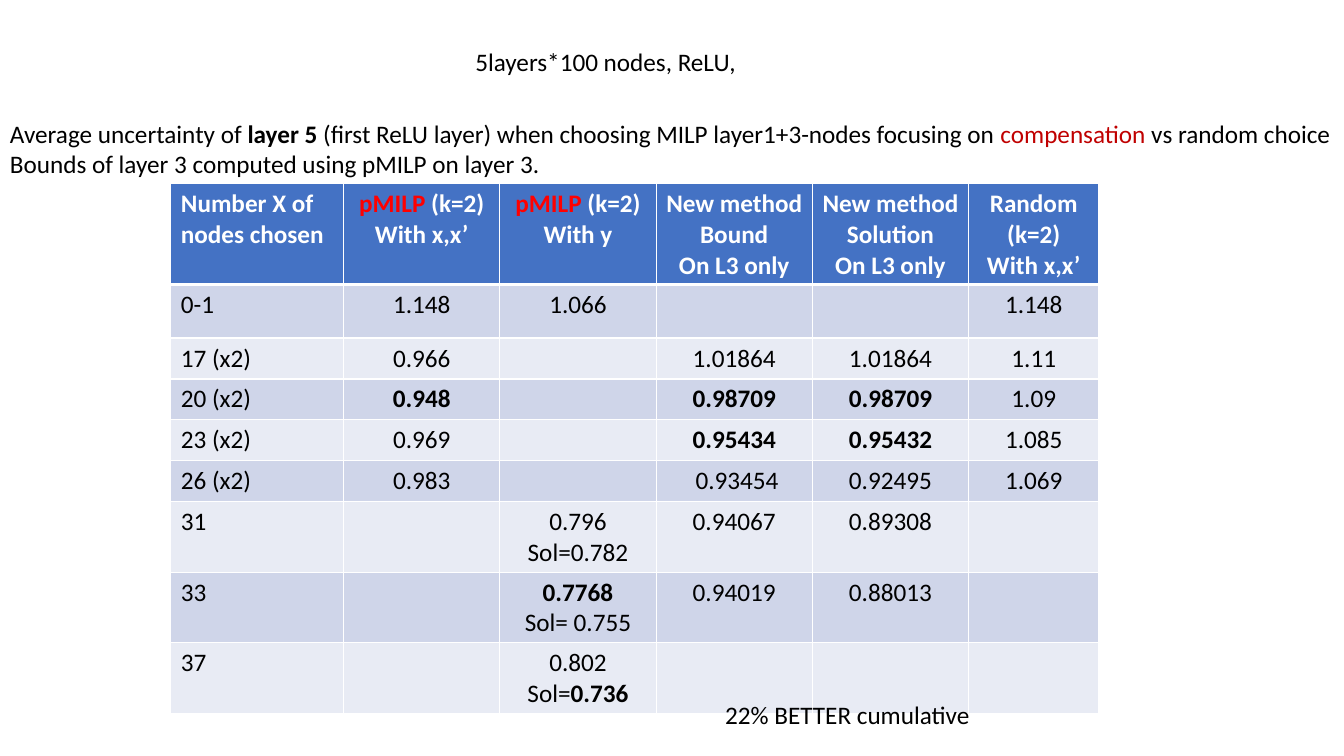
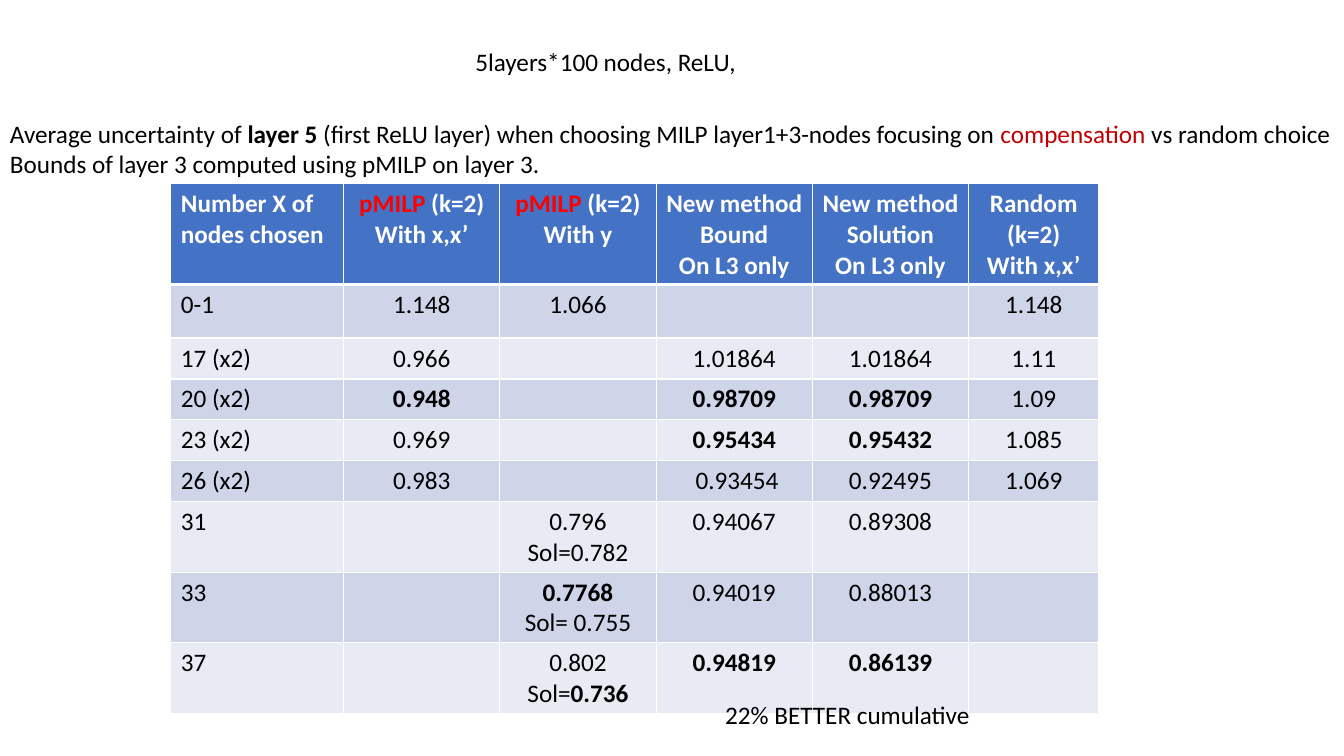
Before and after one commit to blaisegenest/vericompensate, a slide deck: slide 22 of lipschitz/Liptscitz.pptx. Drawn at 1344x756 pixels with LibreOffice and Linux fonts; fonts in the diff are those of the drawing. Boxes give left, top, right and bottom in pixels: in the first picture for what was removed or moved away, otherwise in the second. Text is boxed around its words. In the diff, an @@ line names an element or a change of style, - is before the commit and + after.

Commit message:
update table

```diff
--- a/lipschitz/Liptscitz.pptx
+++ b/lipschitz/Liptscitz.pptx
@@ table at (x1=171, y1=184, x2=1099, y2=713) @@
-row 9, column 4: 
+row 9, column 4: 0.94819
-row 9, column 5: 
+row 9, column 5: 0.86139
```
